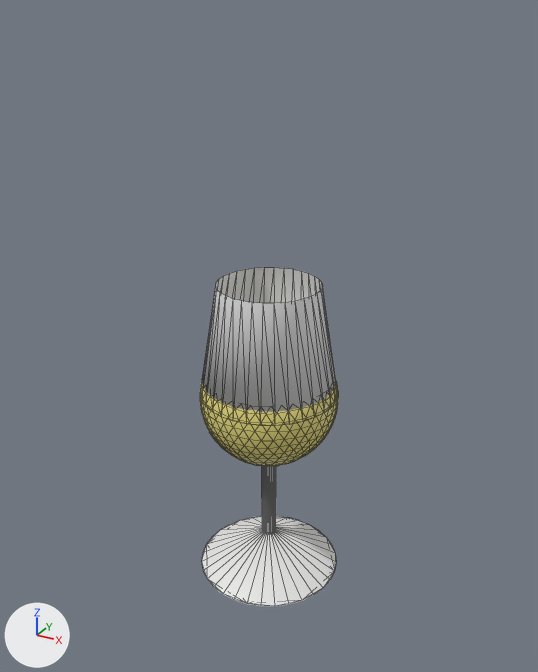
The glTF model assets/models/drink/drink.gltf, before and after one commit.
Rendered twice from a 50 mm lens placed at (1.28, -2.34, 2.26), pointed at (0.0, 0.0, 1.09). The axes (+X, +Y, +Z) are drawn at lower left. The lights are the same throughout. Mesh edges are drawn as thin lines. Where no turn or scale is listed for an object, it has been applied to the vertices. Vertices at the same position are counted once.
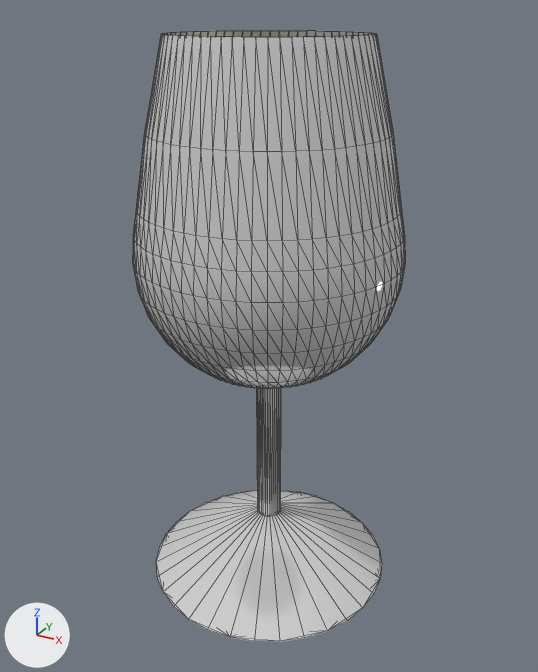
ob_empty is not drawn itself; it is the parent of ob_icosphere, ob_icosphere_001.

Where the newer file only moved an object's origin or applied its transform, the numbers keep the older frame.

The change, as a diff of the scene's bpy script:
```diff
--- a/assets/models/drink/drink.gltf.py
+++ b/assets/models/drink/drink.gltf.py
@@ mat_glass @@
+mat_glass = principled_material('Glass')
+mat_glass.base_color = (0.8, 0.8, 0.8)  # white #e7e7e7
+mat_glass.metallic = 0.406
+mat_glass.roughness = 0.0
@@ me_cylinder @@
 # used by ob_cylinder; location = (0.0, 0.0, 0.368)
-me_cylinder.from_pydata(...)  # 97 vertices, 186 faces; spans x -0.3..0.3, y -0.3..0.3, z -0.36..0.183
-me_cylinder.materials.append(mat_material_002)  # white #e7e7e7
+me_cylinder.from_pydata(...)  # 97 vertices, 156 faces; spans x -0.5..0.5, y -0.5..0.5, z -0.348..0.557
+# me_cylinder part 1: a new loose piece, a 32-sided cone pointing to +z spanning x -0.5..0.5, y -0.5..0.5, z -0.348..-0.068, in mat_glass (white #e7e7e7)
+# me_cylinder part 2: a new loose piece of 64 vertices spanning x -0.05..0.05, y -0.05..0.05, z -0.1..0.557, in mat_glass (white #e7e7e7)
+# me_cylinder part 3: the loose piece of 33 vertices spanning x -0.3..0.3, y -0.3..0.3, z -0.36..-0.192 is deleted
+# me_cylinder part 4
+# 64 vertices are removed from x -0.03..0.03, y -0.03..0.03, z -0.211..0.183
+# 124 faces are deleted
+me_cylinder.materials.append(mat_glass)  # white #e7e7e7
@@ me_sphere @@
+me_sphere.from_pydata(...)  # 768 vertices, 1408 faces; spans x -0.5..0.5, y -0.5..0.5, z -0.496..0.763
+me_sphere.materials.append(mat_glass)  # white #e7e7e7
@@ ob_empty @@
 ob_empty = bpy.data.objects.new('Empty', None)
-ob_empty.location = (0.0, 0.0, 0.65)
-ob_empty.scale = (0.3, 0.3, 0.3)
+ob_empty.location = (0.0, 0.0, 1.09)
+ob_empty.scale = (0.5, 0.5, 0.5)
@@ ob_cylinder_001 @@
-ob_cylinder_001 = bpy.data.objects.new('Cylinder.001', me_cylinder_001)
-ob_cylinder_001.location = (0.0, 0.0, 1.076)
@@ ob_icosphere @@
 ob_icosphere.parent = ob_empty
-ob_icosphere.location = (0.0, 0.0, 0.58)
+ob_icosphere.location = (0.0, 0.0, 0.672)
@@ ob_sphere @@
+ob_sphere = bpy.data.objects.new('Sphere', me_sphere)
+ob_sphere.location = (0.0, 0.0, 1.421)
```

Boxes (x1, y1, x2, y2) around the edits, measured in the pictures (538 x 672 px):
'Sphere', added: after (133, 30, 405, 389)
'Cylinder', reshaped (68% wider, 81% taller): before (202, 466, 336, 606); after (156, 388, 382, 642)
'Cylinder.001', deleted: before (202, 267, 336, 412)
'Icosphere', moved, rescaled (not visible afterwards): before (200, 381, 338, 466)
part 1 of me_cylinder, added: after (156, 490, 382, 642)
part 2 of me_cylinder, added: after (257, 388, 281, 516)
part 3 of me_cylinder, deleted: before (202, 516, 336, 606)
part 4 of me_cylinder, deleted: before (262, 466, 276, 534)
